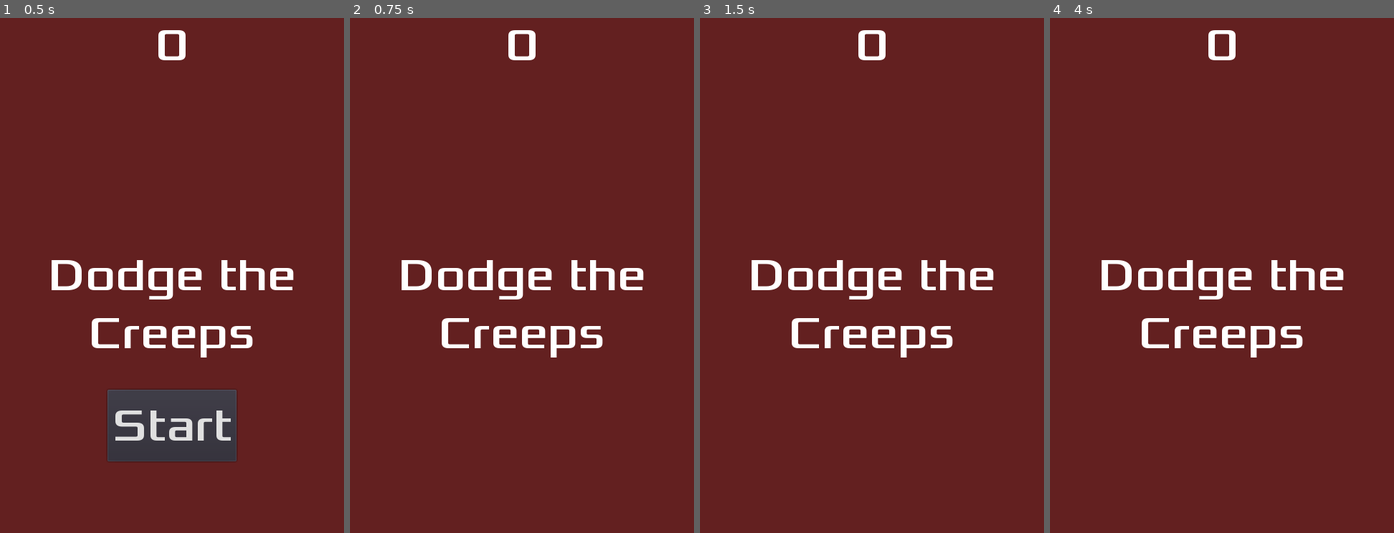
Above: before the commit, frames 1-4 (left to right).
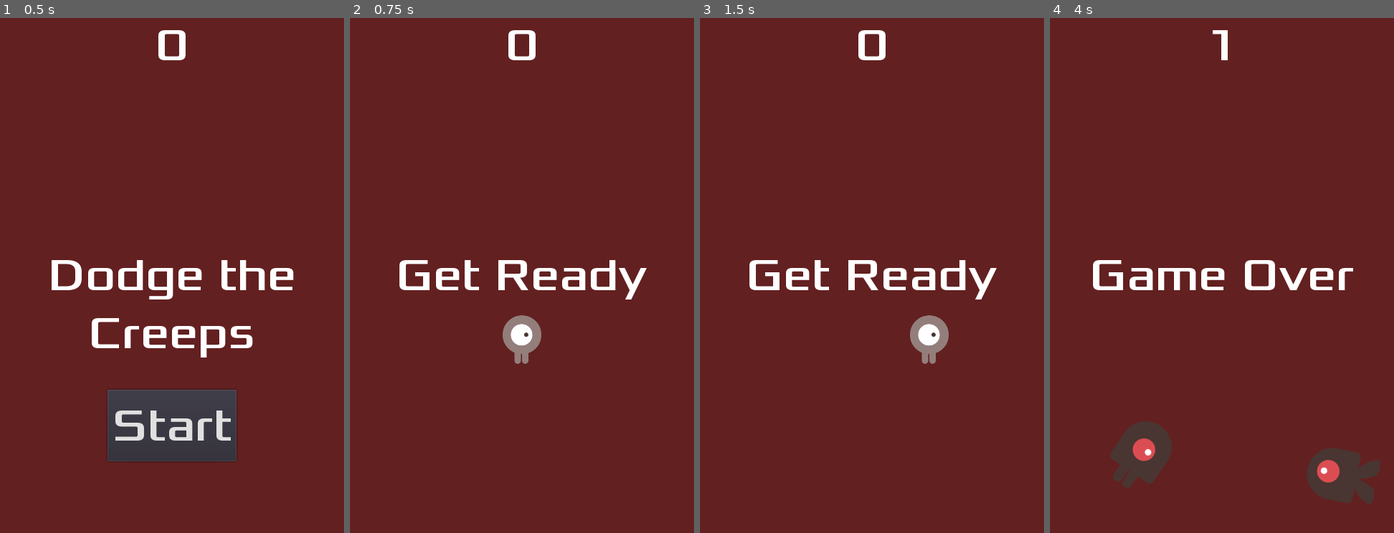
Above: after the commit, the same moments.

Repository: LluisMartinezIcart/Dodge-the-Creeps-
Game: Godot game, scene res://EscenaPrincipal.tscn
Same seed, same stepped clock (60 frames per second), same inputs: the game is played once before the commit and once after it.
Inputs:
- Up to frame 1 (0.5 s): no input
- Up to frame 2 (0.75 s): click "Start" at 0.5 s
- Up to frame 3 (1.5 s): tap Enter (start_game, bound only after the commit) at 1.25, 1.35 s; hold Right (move_right) from 1.28 s (still down)
- Up to frame 4 (4 s): release Right (move_right) at 2.03 s; hold Down (move_down) 2.03-2.78 s; tap Enter (start_game, bound only after the commit) at 2.1, 2.85, 3.6 s; hold Right (move_right) 2.78-3.53 s; hold Up (move_up) from 3.53 s (still down)

Frame 1 is identical in both runs. In frame 2, 3.2% of the frame differs, in the area x 14-87%, y 47-68%; in frame 3, 3.2%; in frame 4, 6.5%, in the area x 12-96%, y 2-95%.
Error before the commit: Invalid get index 'position' (on base: 'null instance'). (res://EscenaPrincipal.gd:19)

Commit message:
Última versió

Diff:
--- a/Dodge the Creeps!/EscenaPrincipal.tscn
+++ b/Dodge the Creeps!/EscenaPrincipal.tscn
@@ -1,10 +1,11 @@
-[gd_scene load_steps=7 format=2]
+[gd_scene load_steps=8 format=2]
 
 [ext_resource path="res://Player.tscn" type="PackedScene" id=1]
 [ext_resource path="res://EscenaPrincipal.gd" type="Script" id=2]
 [ext_resource path="res://Mob.tscn" type="PackedScene" id=3]
 [ext_resource path="res://HUB.tscn" type="PackedScene" id=4]
 [ext_resource path="res://art/House In a Forest Loop.ogg" type="AudioStream" id=5]
+[ext_resource path="res://art/gameover.wav" type="AudioStream" id=6]
 
 [sub_resource type="Curve2D" id=1]
 _data = {
@@ -20,35 +21,35 @@
 anchor_bottom = 1.0
 color = Color( 0.392157, 0.129412, 0.129412, 1 )
 
-[node name="Player" parent="ColorRect" instance=ExtResource( 1 )]
-
-[node name="MobTimer" type="Timer" parent="ColorRect"]
-wait_time = 0.5
-
-[node name="ScoreTimer" type="Timer" parent="ColorRect"]
-
-[node name="StartTimer" type="Timer" parent="ColorRect"]
-wait_time = 2.0
-one_shot = true
-
-[node name="StartPosition" type="Position2D" parent="ColorRect"]
-position = Vector2( 240, 450 )
-
-[node name="MobPath" type="Path2D" parent="ColorRect"]
-curve = SubResource( 1 )
-
-[node name="MobSpawnLocation" type="PathFollow2D" parent="ColorRect/MobPath"]
-
-[node name="HUB" parent="ColorRect" instance=ExtResource( 4 )]
+[node name="DeathSound" type="AudioStreamPlayer" parent="."]
+stream = ExtResource( 6 )
 
 [node name="Music" type="AudioStreamPlayer" parent="."]
 stream = ExtResource( 5 )
 
-[node name="DeathSound" type="AudioStreamPlayer" parent="."]
-stream = ExtResource( 5 )
+[node name="Player" parent="." instance=ExtResource( 1 )]
 
-[connection signal="hit" from="ColorRect/Player" to="." method="game_over"]
-[connection signal="timeout" from="ColorRect/MobTimer" to="." method="_on_MobTimer_timeout"]
-[connection signal="timeout" from="ColorRect/ScoreTimer" to="." method="_on_ScoreTimer_timeout"]
-[connection signal="timeout" from="ColorRect/StartTimer" to="." method="_on_StartTimer_timeout"]
-[connection signal="start_game" from="ColorRect/HUB" to="." method="new_game"]
+[node name="MobTimer" type="Timer" parent="."]
+wait_time = 0.5
+
+[node name="ScoreTimer" type="Timer" parent="."]
+
+[node name="StartTimer" type="Timer" parent="."]
+wait_time = 2.0
+one_shot = true
+
+[node name="StartPosition" type="Position2D" parent="."]
+position = Vector2( 240, 450 )
+
+[node name="MobPath" type="Path2D" parent="."]
+curve = SubResource( 1 )
+
+[node name="MobSpawnLocation" type="PathFollow2D" parent="MobPath"]
+
+[node name="HUB" parent="." instance=ExtResource( 4 )]
+
+[connection signal="hit" from="Player" to="." method="game_over"]
+[connection signal="timeout" from="MobTimer" to="." method="_on_MobTimer_timeout"]
+[connection signal="timeout" from="ScoreTimer" to="." method="_on_ScoreTimer_timeout"]
+[connection signal="timeout" from="StartTimer" to="." method="_on_StartTimer_timeout"]
+[connection signal="start_game" from="HUB" to="." method="new_game"]
--- a/Dodge the Creeps!/HUB.tscn
+++ b/Dodge the Creeps!/HUB.tscn
@@ -6,6 +6,12 @@
 [sub_resource type="DynamicFont" id=1]
 size = 64
 font_data = ExtResource( 1 )
+
+[sub_resource type="InputEventAction" id=2]
+action = "start_game"
+
+[sub_resource type="ShortCut" id=3]
+shortcut = SubResource( 2 )
 
 [node name="HUB" type="CanvasLayer"]
 script = ExtResource( 2 )
@@ -39,6 +45,7 @@
 margin_right = 90.0
 margin_bottom = -100.0
 custom_fonts/font = SubResource( 1 )
+shortcut = SubResource( 3 )
 text = "Start"
 
 [node name="MessageTimer" type="Timer" parent="."]
--- a/Dodge the Creeps!/project.godot
+++ b/Dodge the Creeps!/project.godot
@@ -52,6 +52,11 @@
 "events": [ Object(InputEventKey,"resource_local_to_scene":false,"resource_name":"","device":0,"alt":false,"shift":false,"control":false,"meta":false,"command":false,"pressed":false,"scancode":16777234,"physical_scancode":0,"unicode":0,"echo":false,"script":null)
  ]
 }
+start_game={
+"deadzone": 0.5,
+"events": [ Object(InputEventKey,"resource_local_to_scene":false,"resource_name":"","device":0,"alt":false,"shift":false,"control":false,"meta":false,"command":false,"pressed":false,"scancode":16777221,"physical_scancode":0,"unicode":0,"echo":false,"script":null)
+ ]
+}
 
 [physics]
 
Not shown: 1 places in Dodge the Creeps!/HUB.tscn that only renumber resources
